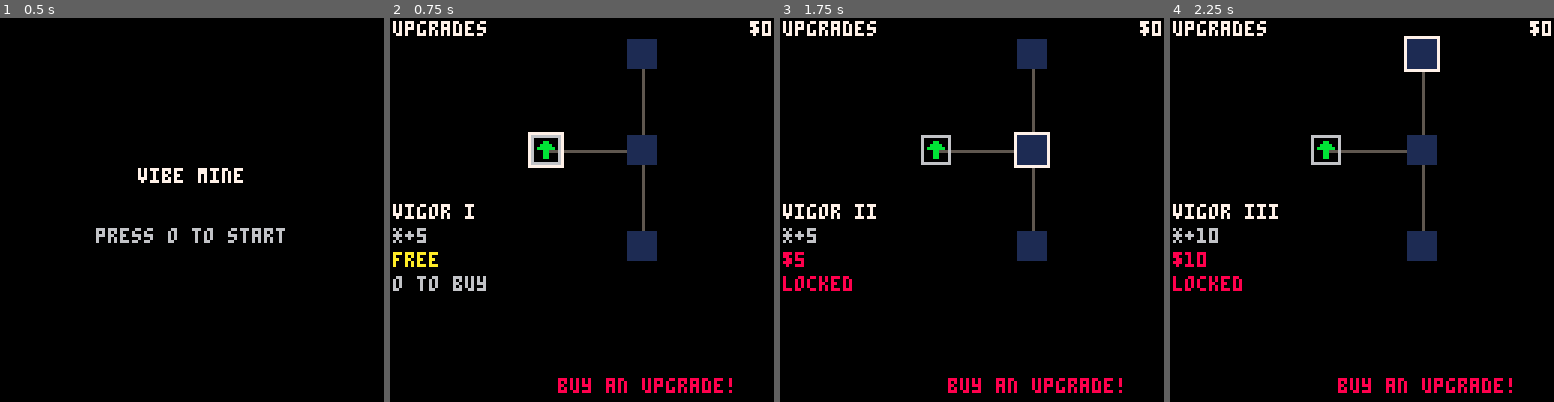
Above: before the commit, frames 1-4 (left to right).
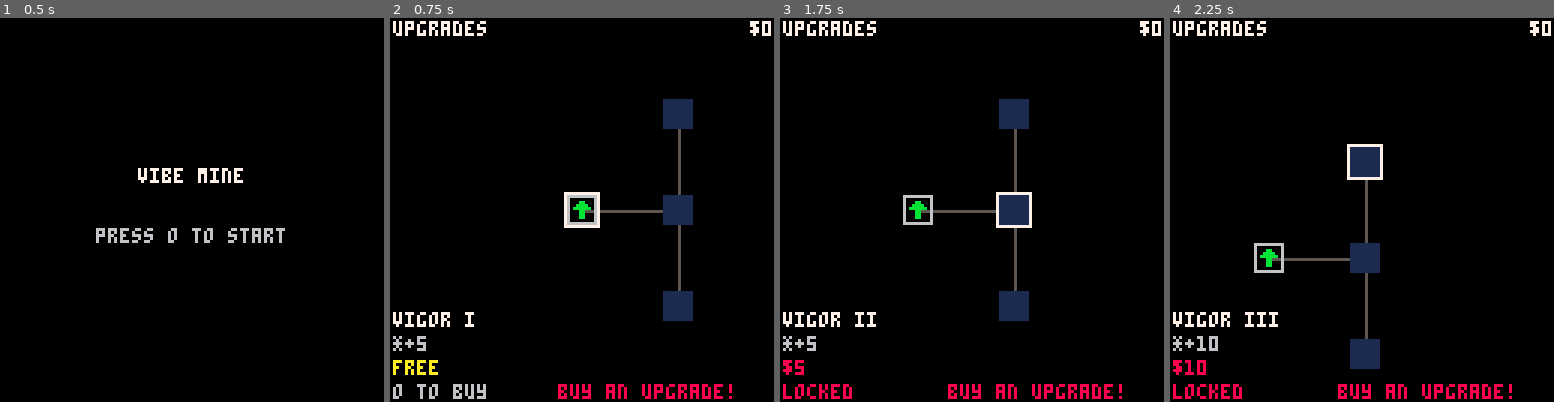
Above: after the commit, the same moments.

Repository: Bcribb/vibe-mine-pico
Game: PICO-8 cartridge vibe_mine.p8
The game is run twice, just before and just after one commit, with the same random seed, the same clock (stepped at 60 frames per second) and the same inputs.
Inputs:
- Up to frame 1 (0.5 s): tap X (X key) at 0.33 s
- Up to frame 2 (0.75 s): tap O (Z key) at 0.7 s
- Up to frame 3 (1.75 s): tap X (X key) at 1.07 s; hold Right from 1.6 s (still down); tap O (Z key) at 1.7 s
- Up to frame 4 (2.25 s): tap X (X key) at 1.85 s; release Right at 2.1 s; tap O (Z key) at 2.1 s; hold Up from 2.15 s (still down)

Frame 1 is identical in both runs. In frame 2, 8.7% of the frame differs, in the area x 0-90%, y 5-100%; in frame 3, 8.5%; in frame 4, 8.8%, in the area x 0-90%, y 4-100%.

Commit message:
VIBIN: add camera pan and bottom-left info panel to upgrade screen
Upgrade screen now smoothly pans toward the selected node and
displays details (name, description, cost/status) at the bottom-left.

Co-authored-by: Cursor <cursoragent@cursor.com>

Diff:
--- a/src/scripts/upgrades.lua
+++ b/src/scripts/upgrades.lua
@@ -6,9 +6,16 @@
 node_sp=32
 
 upg_sel=1
+upg_cx=0
+upg_cy=0
 
 function init_upgrades()
  upg_sel=1
+ local s=get_upg(upg_sel)
+ if s then
+  upg_cx=node_sx(s)+4-64
+  upg_cy=node_sy(s)+4-64
+ end
 end
 
 function get_upg(id)
@@ -106,6 +113,15 @@
  if btnp(5) and calc_stamina()>0 then
   set_state("game")
  end
+
+ -- smooth pan toward selected node
+ local sel=get_upg(upg_sel)
+ if sel then
+  local tx=node_sx(sel)+4-64
+  local ty=node_sy(sel)+4-64
+  upg_cx+=(tx-upg_cx)*0.2
+  upg_cy+=(ty-upg_cy)*0.2
+ end
 end
 
 function node_sx(u)
@@ -118,14 +134,9 @@
 
 function draw_upgrades()
  cls(0)
- camera()
-
- -- title
- print("upgrades",1,1,7)
-
- -- coin count
- local cs=coins_icon..pdata.coins
- print(cs,128-#cs*4,1,7)
+
+ -- world-space camera for node graph
+ camera(upg_cx,upg_cy)
 
  -- connection lines
  for u in all(upgrades) do
@@ -162,7 +173,6 @@
   if bought or avail then
    spr(spr_upgrade,sx,sy)
   else
-   -- locked: draw dimmed
    rectfill(sx,sy,sx+7,sy+7,1)
   end
 
@@ -172,10 +182,20 @@
   end
  end
 
- -- info panel for selected node
+ -- screen-space hud
+ camera()
+
+ -- title
+ print("upgrades",1,1,7)
+
+ -- coin count
+ local cs=coins_icon..pdata.coins
+ print(cs,128-#cs*4,1,7)
+
+ -- info panel (bottom-left)
  local sel=get_upg(upg_sel)
  if sel then
-  local iy=62
+  local iy=98
   print(sel.name,1,iy,7)
   print(sel.desc,1,iy+8,6)
   if is_bought(sel.id) then
@@ -198,8 +218,8 @@
 
  -- play hint
  if calc_stamina()>0 then
-  print("x to play",80,120,6)
+  print("x to play",80,122,6)
  else
-  print("buy an upgrade!",56,120,8)
- end
-end
+  print("buy an upgrade!",56,122,8)
+ end
+end
